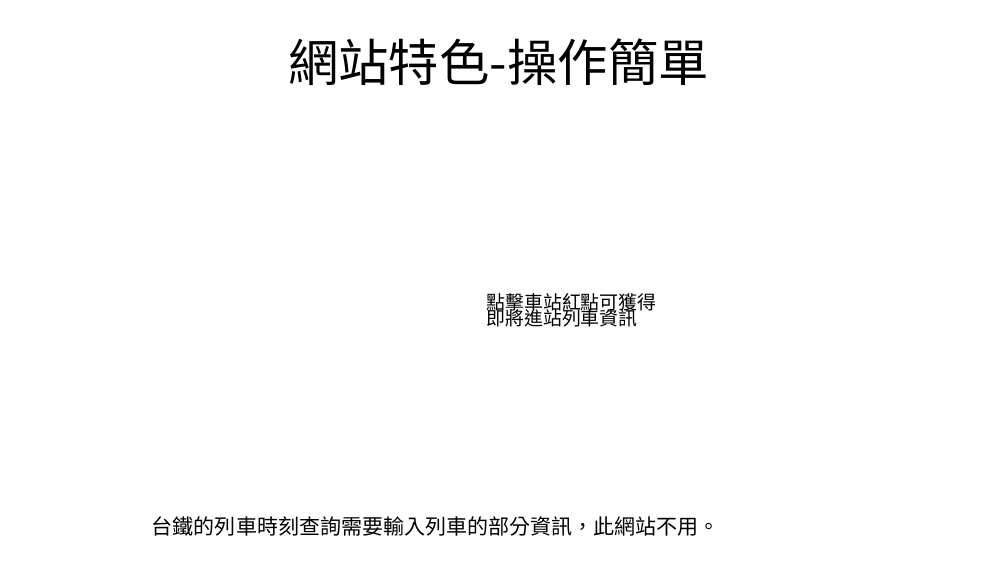
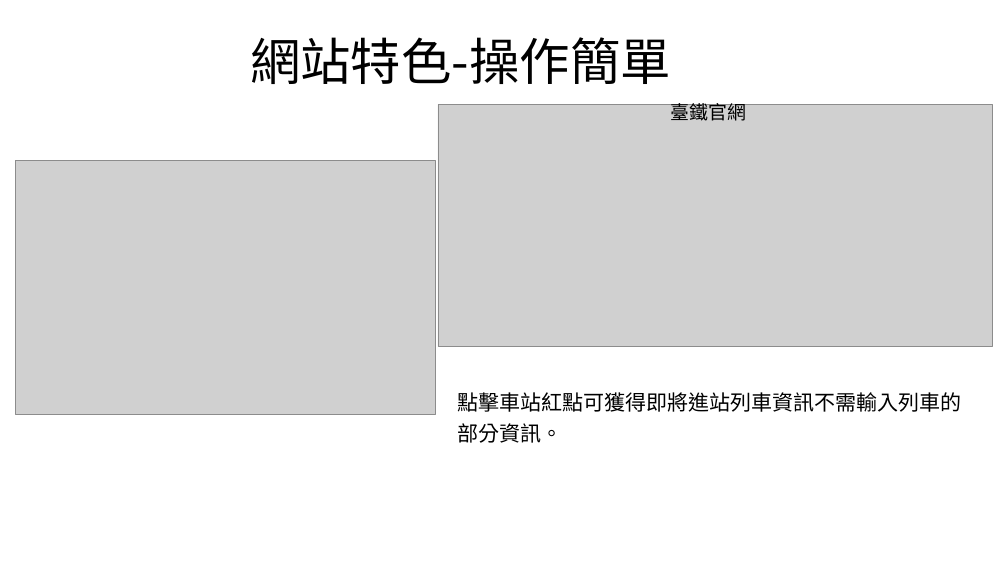
Before and after one commit to asce19zh/dynamic-taitrain-map, a slide deck: slide 12 of 臺鐵列車動態地圖-00757006+00757043.pptx (slide 11 before the commit). Drawn at 1008x567 pixels with LibreOffice and Linux fonts; fonts in the diff are those of the drawing; grey boxes stand for pictures; background and template pictures are left out. Boxes give left, top, right and bottom in pixels: in the first picture for what was removed or moved away, otherwise in the second. Text is boxed around its words. In the diff, an @@ line names an element or a change of style, - is before the commit and + after.

```diff
--- a/臺鐵列車動態地圖-00757006+00757043.pptx
+++ b/臺鐵列車動態地圖-00757006+00757043.pptx
@@ text "網站特色-操作簡單": place and size @@
-text "網站特色-操作簡單" at <box>288,38,709,85</box>
+text "網站特色-操作簡單" at <box>250,37,671,84</box>
@@ picture added at <box>438,105,992,347</box> @@
@@ text added at <box>670,100,746,121</box>, 18 pt, text #000000 @@
+臺鐵官網
@@ picture added at <box>16,160,436,415</box> @@
@@ text removed at <box>486,293,656,327</box> @@
-點擊車站紅點可獲得即將進站列車資訊
@@ text at <box>457,392,962,443</box>: text changed @@
-台鐵的列車時刻查詢需要輸入列車的部分資訊，此網站不用。
+點擊車站紅點可獲得即將進站列車資訊不需輸入列車的部分資訊。
```
Also in this commit, not shown: 4 other slides changed, 1 slide added, 1 other file.
